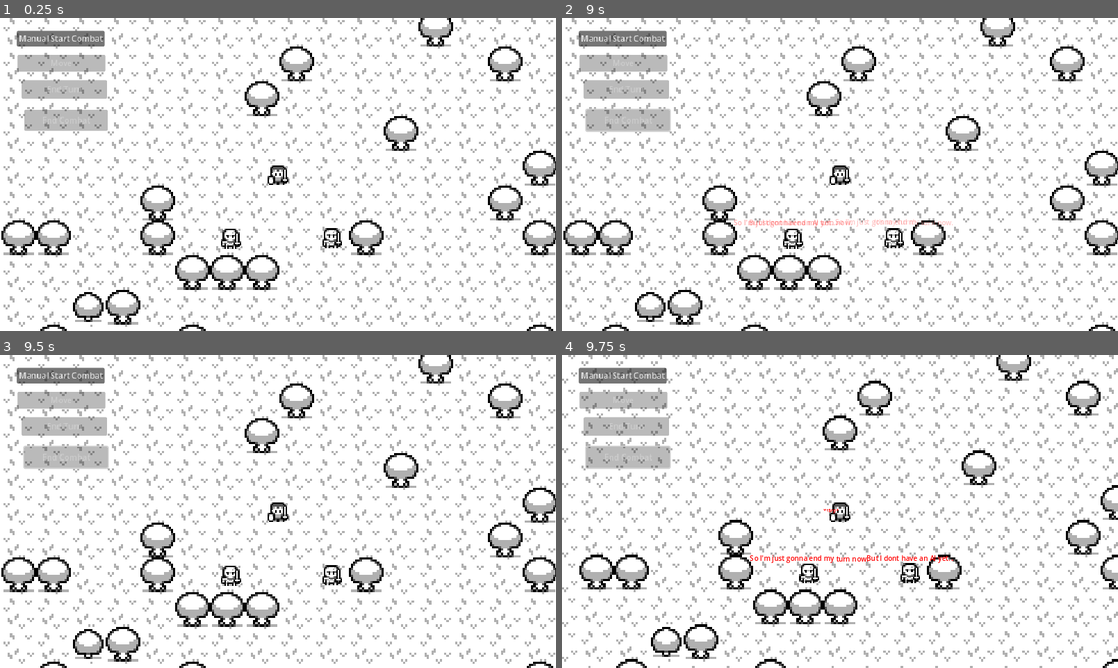
Above: before the commit, frames 1-4 (two rows, left to right).
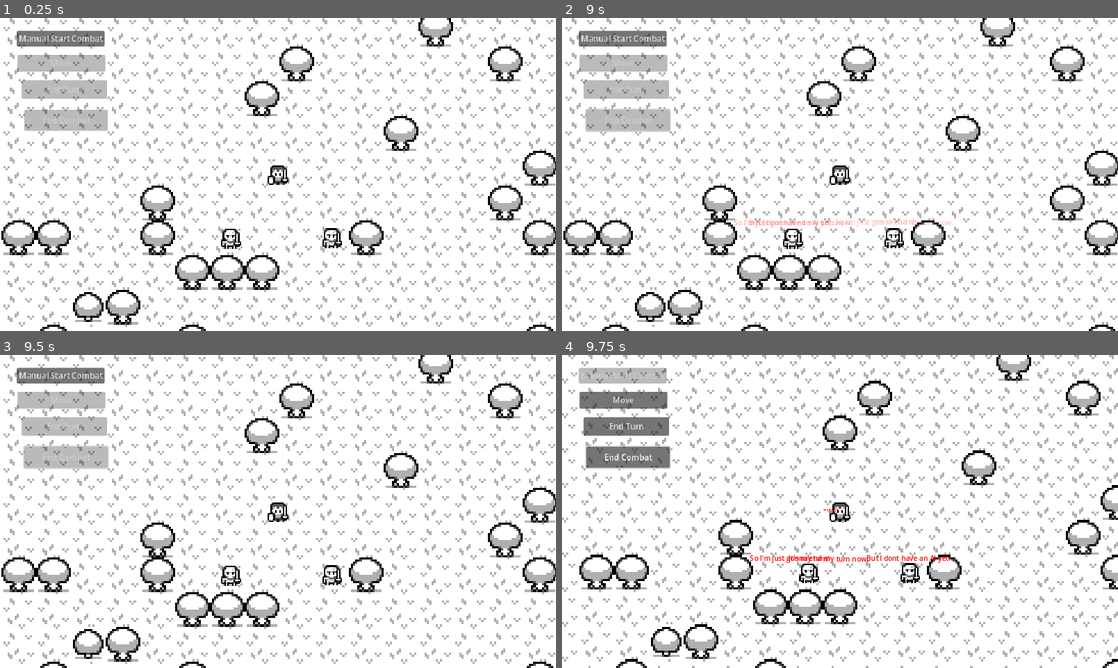
Above: after the commit, the same moments.

Repository: Haigsov/Operation-Lethal-Butterfly
Game: Godot game, scene res://Scenes/main/main.tscn
Same seed, same stepped clock (60 frames per second), same inputs: the game is played once before the commit and once after it.
Inputs (mouse positions are in pixels of both pictures, inside the frame that each line leads up to):
- Up to frame 1 (0.25 s): no input
- Up to frame 2 (9 s): click "Manual Start Combat" at 0.5 s; click "Move" at 1.25 s; click "End Turn" at 2 s; click "End Combat" at 2.75 s; click "Manual Start Combat" at 3.5 s; click "Move" at 4.25 s; click "End Turn" at 5 s; click "End Combat" at 5.75 s; click "Manual Start Combat" at 6.5 s; click "Move" at 7.25 s; click "End Turn" at 8 s; click "End Combat" at 8.75 s
- Up to frame 3 (9.5 s): no input
- Up to frame 4 (9.75 s): tap Enter at 9.5 s; move the mouse to (795, 577) at 9.52 s; press the mouse at (795, 577) at 9.53 s

Frames 1-3 are identical in both runs. In frame 4, 3.4% of the frame differs, in the area x 3-48%, y 4-67%.

Commit message:
Detection and Ranged Attacks Prototype
I wasn't able to stop the player from moving when detected just yet, but I'll be pushing this for now so it can be reviewed and get feedback for it.

Diff:
--- a/Scripts/Combat/getAccuracy.gd
+++ b/Scripts/Combat/getAccuracy.gd
@@ -13,38 +13,13 @@
 	var player_pos: Vector2 = player.position
 	var enemy_pos: Vector2 = enemy.position
 
-	## Assuming both player and enemy have a CircleShape2D
-	#var player_radius: float = get_collision_radius(player)
-	#var enemy_radius: float = get_collision_radius(enemy)
-
 	# Calculate the distance between player and enemy's centers
 	var center_distance: float = player_pos.distance_to(enemy_pos)
 
-	# Subtract the radii to get the distance from the player's edge to the enemy's edge
-	#var edge_to_edge_distance: float = center_distance - (player_pos + enemy_pos)
-
 	return max(center_distance, 0)  # Ensure the distance isn't negative
 
+# Calculate the hit chance based on the distance between player and enemy
 static func get_hit_chance(player: Node2D, enemy: Node2D) -> float:
 	var distance = get_distance_to_enemy(player, enemy)
 	var distance_factor = clamp(1.0 - (distance / max_distance), 0, 1)
 	return lerp(min_accuracy, max_accuracy, distance_factor)
-
-#func _ready():
-	#if player and enemy:
-		#var distance: float = get_distance_to_enemy()
-		#print("Adjusted Distance: ", distance)
-		#var hit_chance: float = get_hit_chance(distance)
-		#print("Hit Chance: ", hit_chance)
-	#else:
-		#print("Player or Enemy is not initialized!")
-
-#static func get_collision_radius(character: CharacterBody2D) -> float:
-	#var collision_shape: CollisionShape2D = character.get_node("CollisionShape2D")
-	#var shape = collision_shape.shape
-	#
-	#if shape is CircleShape2D:
-		#return shape.radius
-	#else:
-		## Handle other shapes if necessary (e.g. rectangles, polygons)
-		#return 0
--- a/Scripts/enemy.gd
+++ b/Scripts/enemy.gd
@@ -1,15 +1,21 @@
 extends Unit
 
-#@onready var ray_cast: RayCast2D = $RayCast2D
 @onready var units : Array[Unit]
 @onready var player: Ally
 @onready var area : Area2D = $Area2D
 @onready var initiative_tracker: InitiativeTracker = get_parent().get_node("InitiativeTracker")
-@onready var vision_cone_area: Area2D = $VisionCone2D/VisionConeArea
-#@onready var vision_cone: VisionCone2D = $VisionConeArea
+@onready var accuracy : float
+
+# Raycast
+@onready var raycast : RayCast2D
 @onready var cone_radius: float = 45.0
 @onready var rays: int = 50
-@onready var raycast : RayCast2D
+
+# Buttons
+@onready var beginCombatBtn
+@onready var moveBtn
+@onready var endTurnBtn
+@onready var endCombatBtn
 
 const textWriter  = preload("res://Scripts/textWriter.gd");
 # Called when the node enters the scene tree for the first time.
@@ -23,17 +29,30 @@
 	player = get_parent().get_node("Ally")
 	area.mouse_entered.connect(_on_area_2d_mouse_entered)
 
+	# player getting hit chance
+	area.input_pickable = true
+	area.input_event.connect(_getting_hit_chance)
+
+
+	# Setting buttons
+	beginCombatBtn = get_parent().get_node("Ally").get_node("Camera2D").get_node("TestingMenu").get_node("BeginCombat")
+	moveBtn = get_parent().get_node("Ally").get_node("Camera2D").get_node("TestingMenu").get_node("Move")
+	endTurnBtn = get_parent().get_node("Ally").get_node("Camera2D").get_node("TestingMenu").get_node("End Turn")
+	endCombatBtn = get_parent().get_node("Ally").get_node("Camera2D").get_node("TestingMenu").get_node("End Combat")
+
 	#Raycast
 	var curr_angle = -cone_radius  # Start angle for the cone
 
+	# Creates a 45 degree angle cone by creating 50 rays covering the degree range
 	for i in range(rays):
 		raycast = RayCast2D.new()
 		raycast.position = Vector2.ZERO
-		raycast.scale = Vector2(0.1, 0.1)
-		raycast.rotation_degrees = curr_angle - 158.5
+		raycast.scale = Vector2(0.1, 0.1) # Scale the raycast to be very small
+		raycast.rotation_degrees = curr_angle - 158.5 # Set the angle to be in front of the enemy
 		curr_angle += cone_radius / rays  # Increment the angle for each ray
-		raycast.set_collision_mask_value(2, true)
-		raycast.set_collision_mask_value(1, false)
+		raycast.set_collision_mask_value(2, true) # Set the collision mask to only collide with the player
+		raycast.set_collision_mask_value(1, false) # Set the collision mask to not collide with the enemy
+		raycast.collide_with_areas = true
 		raycast.enabled = true
 		# raycast.set_collision_layer(1, true)
 
@@ -41,17 +60,12 @@
 		# Add the raycast as a child of the current node
 		add_child(raycast)
 
-		# Connect the raycast's "area_entered" signal to the receiver function
-		# if raycast.is_colliding():
-		# 	print("Player is in vision cone")
-		# 	_on_area_entered()
-
-	#vision_cone_area.body_entered.connect(_on_vision_cone_body_entered)
 
 func _physics_process(_delta: float) -> void:
+	# Enters combat when player is detected
 	if raycast.is_colliding():
-			print("Player is in vision cone")
-			_on_area_entered()
+			print("Player got detected!")
+			enemy_detection_combat_start()
 
 func superdumbai(_parent):
 	textWriter.spawn_toast(get_tree().root, global_position + Vector2(0, -32), "It's my turn!", Color.RED);
@@ -63,34 +77,50 @@
 	initiativeModule.end_turn();
 
 
+# Shows the hit chance of the player when the enemy is hovered
 func _on_area_2d_mouse_entered() -> void:
 	if initiative_tracker.get_active_unit() != player:
 		return
 	var hovered_unit : Unit = self
-	var accuracy = Accuracy.get_hit_chance(player, hovered_unit)
+	accuracy = Accuracy.get_hit_chance(player, hovered_unit)
 	print("Chance of hitting enemy is: " + str(accuracy))
 
-func _on_area_entered():
+# Starts combat when player is detected
+func enemy_detection_combat_start():
 	units = find_units()
-	print(units)
-	player.gridMovementModule.is_click_to_move_enabled = false;
-	units[0].initiativeModule.start_combat(units);
+	player.gridMovementModule.is_click_to_move_enabled = false
+	units[0].initiativeModule.start_combat(units)
 
 
-#func _on_vision_cone_body_entered():
-	#units = find_units()
-	#print(units)
-	#units[0].initiativeModule.start_combat(units)
-
-#func _check_ally_collision():
-	#if ray_cast.get_collider() == player:
-		#units[0].initiativeModule.start_combat(units)
+	# disables buttons
+	beginCombatBtn.disabled = true
+	moveBtn.disabled = false
+	endTurnBtn.disabled = false
+	endCombatBtn.disabled = false
 
 
-func find_units():
+# Finds all units in the scene
+func find_units() -> Array[Unit]:
 	units = []
 	var parent = get_parent()
 
 	for child in parent.get_children():
 		if child is Unit:
 			units.append(child)
+
+	return units
+
+# Getting hit chance for player
+func _getting_hit_chance(_viewport, event, _shape_idx):
+	if initiative_tracker.get_active_unit() != player:
+		return
+	var hovered_unit : Unit = self
+	accuracy = Accuracy.get_hit_chance(player, hovered_unit)
+	if event is InputEventMouseButton and event.button_index == MOUSE_BUTTON_LEFT and event.pressed:
+		accuracy = Accuracy.get_hit_chance(player, self)
+		if randf() <= accuracy:
+			self.stats.current_health -= 1
+			print("Hit for 1 damage")
+			print("Enemy health: " + str(self.stats.current_health))
+		else:
+			print("Missed")
